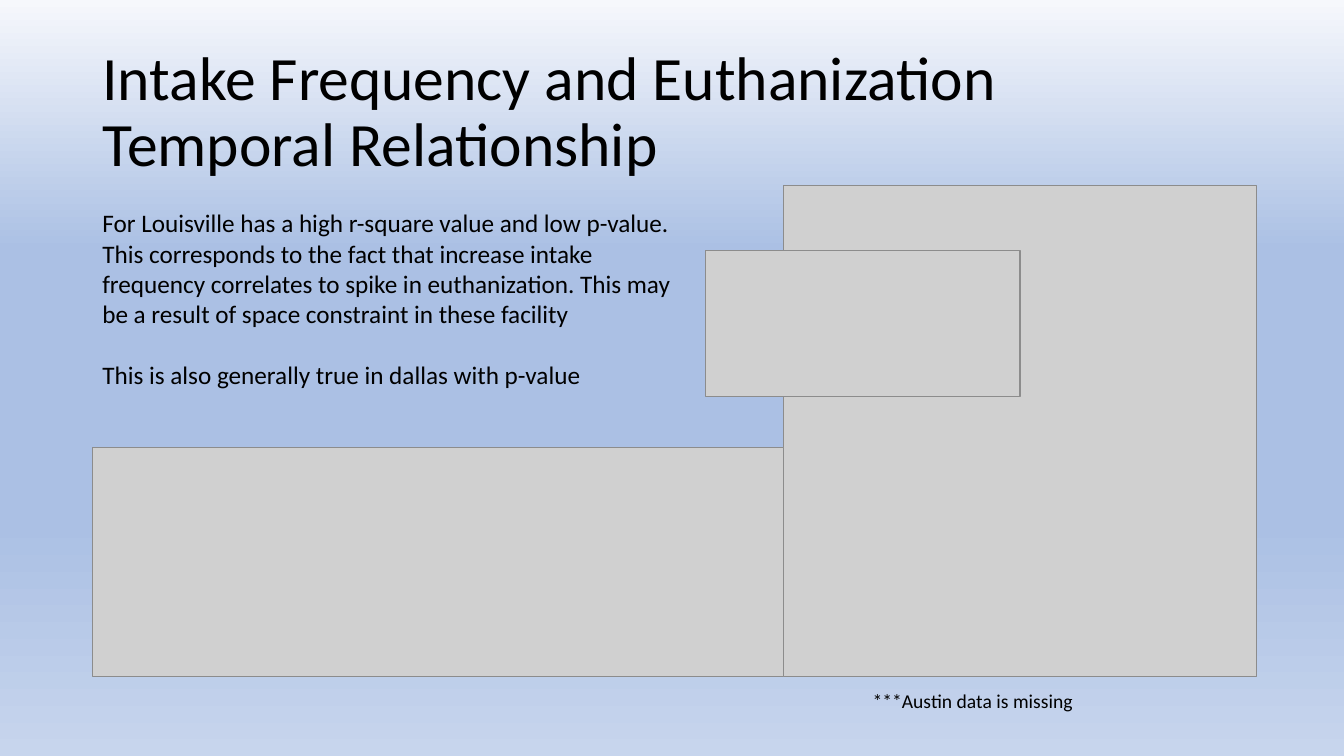
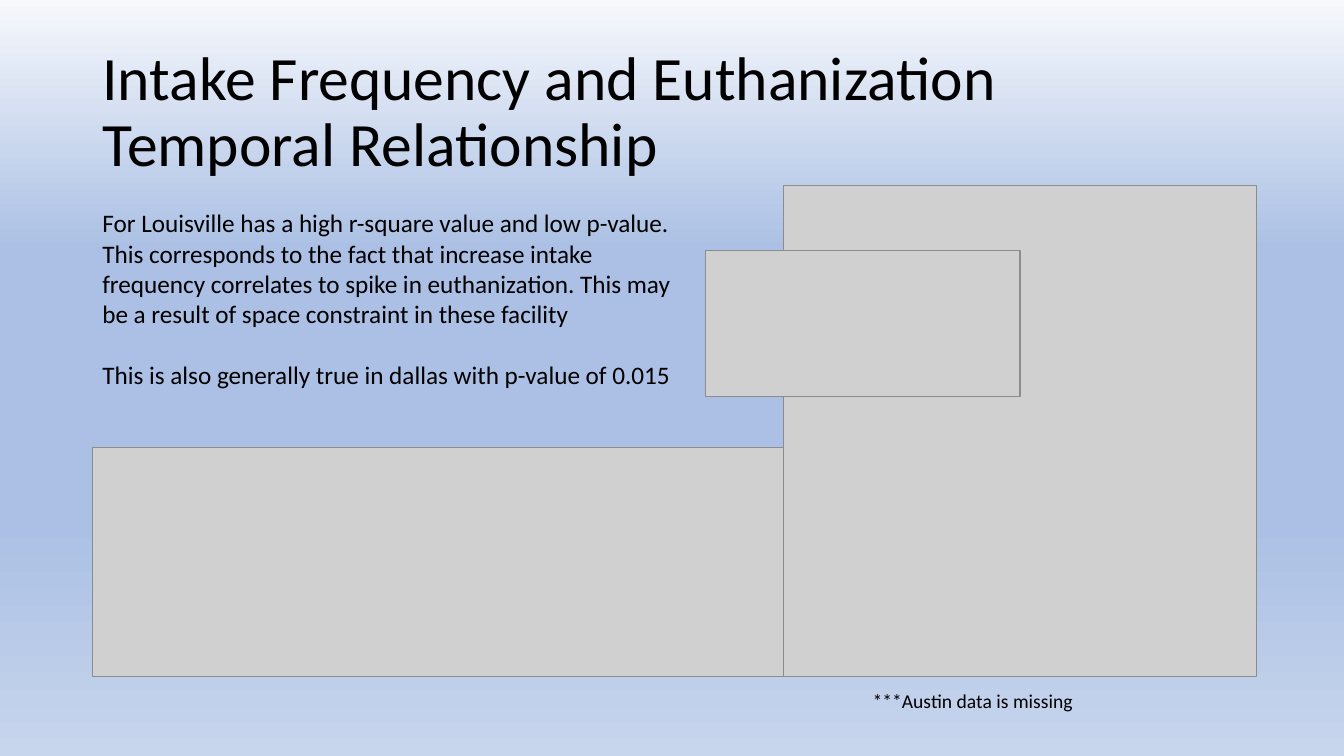
Before and after one commit to activerabbit/Springboard, a slide deck: slide 22 of Project/Presentation.pptx. Drawn at 1344x756 pixels with LibreOffice and Linux fonts; fonts in the diff are those of the drawing; grey boxes stand for pictures. Boxes give left, top, right and bottom in pixels: in the first picture for what was removed or moved away, otherwise in the second. Text is boxed around its words. In the diff, an @@ line names an element or a change of style, - is before the commit and + after.

Commit message:
final draft

```diff
--- a/Project/Presentation.pptx
+++ b/Project/Presentation.pptx
@@ text at box(102, 366, 669, 389): text changed @@
-This is also generally true in dallas with p-value
+This is also generally true in dallas with p-value of 0.015
```
Also in this commit, not shown: 1 other slide changed, 3 slides added.
